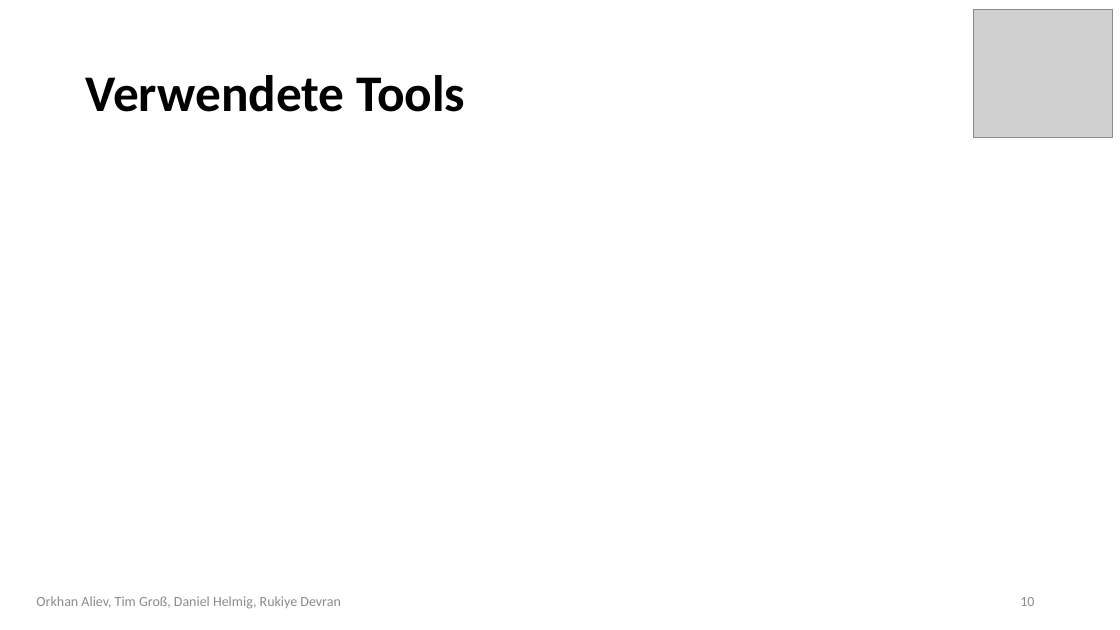
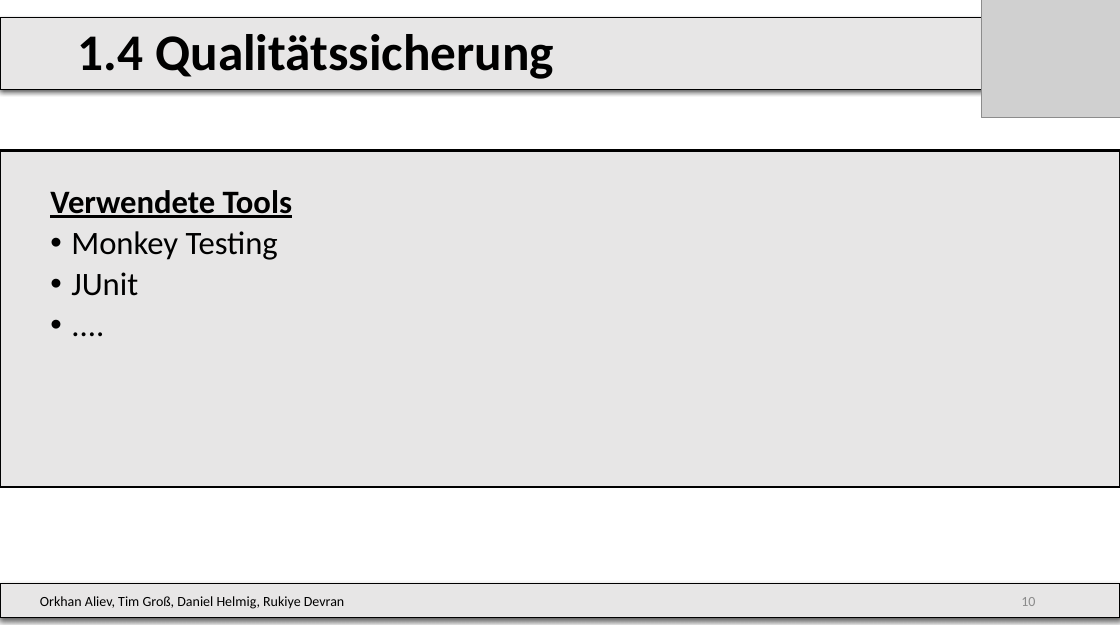
Before and after one commit to DrMopiti/pse, a slide deck: slide 10 of Abschlusspräsentation/Abschlusspräsentation.pptx. Drawn at 1120x630 pixels with LibreOffice and Linux fonts; fonts in the diff are those of the drawing; grey boxes stand for pictures; background and template pictures are left out. Boxes give left, top, right and bottom in pixels: in the first picture for what was removed or moved away, otherwise in the second. Text is boxed around its words. In the diff, an @@ line names an element or a change of style, - is before the commit and + after.

```diff
--- a/Abschlusspräsentation/Abschlusspräsentation.pptx
+++ b/Abschlusspräsentation/Abschlusspräsentation.pptx
@@ rectangle added at (0,18,1004,89), fill #E7E6E6, outline #000000 0.75 pt, 44 pt, text #000000, bold @@
+1.4 Qualitätssicherung
@@ picture: place and size @@
-picture at (974,10,1112,137)
+picture at (982,0,1120,117)
@@ title removed at (85,75,465,112) @@
-Verwendete Tools
@@ text added at (0,150,1120,487), fill #E7E6E6, outline #000000 2.25 pt, 28 pt, text #000000 @@
+  Verwendete Tools
+  • Monkey Testing
+  • JUnit
+  • ....
@@ rectangle "Orkhan Aliev, Tim Groß, Daniel ...": place and size @@
-rectangle "Orkhan Aliev, Tim Groß, Daniel ..." at (36,596,340,609)
+rectangle "Orkhan Aliev, Tim Groß, Daniel ..." at (0,584,1120,618)
@@ rectangle "Orkhan Aliev, Tim Groß, Daniel ..." at (0,584,1120,618): text colour #8C8C8C to #000000; alignment centre to left; fill none to #E7E6E6; outline none to #000000 0.75 pt; shadow on @@
@@ text added at (792,584,1044,618), 12 pt, text #8C8C8C @@
+10
```
Also in this commit, not shown: 14 other slides changed.
